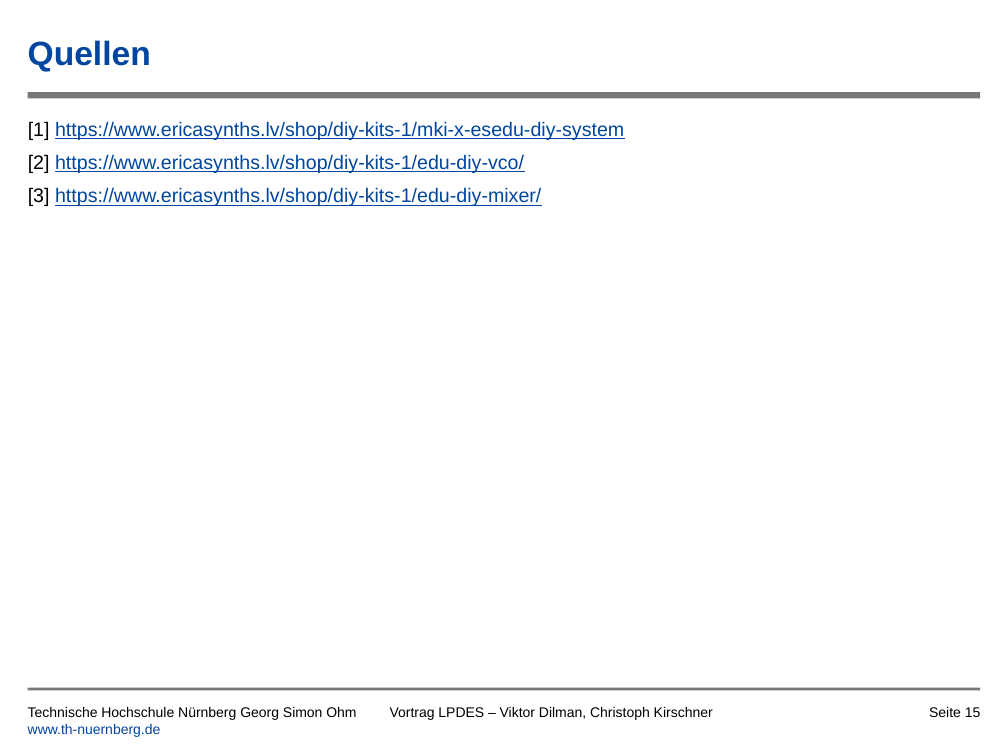
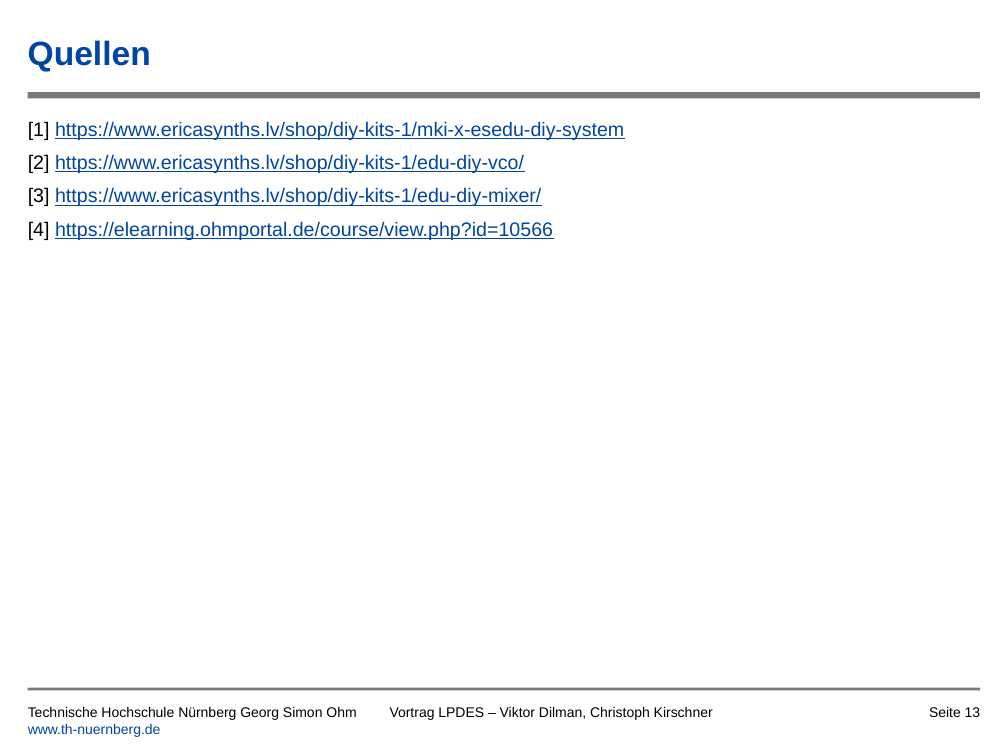
Before and after one commit to tsedlmeier/Synthesizer, a slide deck: slide 13 of Vortrag/Leiterplatte_als_Musikinstrument_Kirschner_Dilman.pptx (slide 15 before the commit). Drawn at 1008x756 pixels with LibreOffice and Linux fonts; fonts in the diff are those of the drawing; background and template pictures are left out. Boxes give left, top, right and bottom in pixels: in the first picture for what was removed or moved away, otherwise in the second. Text is boxed around its words. In the diff, an @@ line names an element or a change of style, - is before the commit and + after.

```diff
--- a/Vortrag/Leiterplatte_als_Musikinstrument_Kirschner_Dilman.pptx
+++ b/Vortrag/Leiterplatte_als_Musikinstrument_Kirschner_Dilman.pptx
@@ text at <box>28,221,553,240</box>: paragraph added @@
+[4] https://elearning.ohmportal.de/course/view.php?id=10566
@@ page number at <box>929,707,981,717</box>: text changed @@
-Seite 15
+Seite 13
```
Also in this commit, not shown: 11 other slides changed, 2 slides removed, 2 other files.
